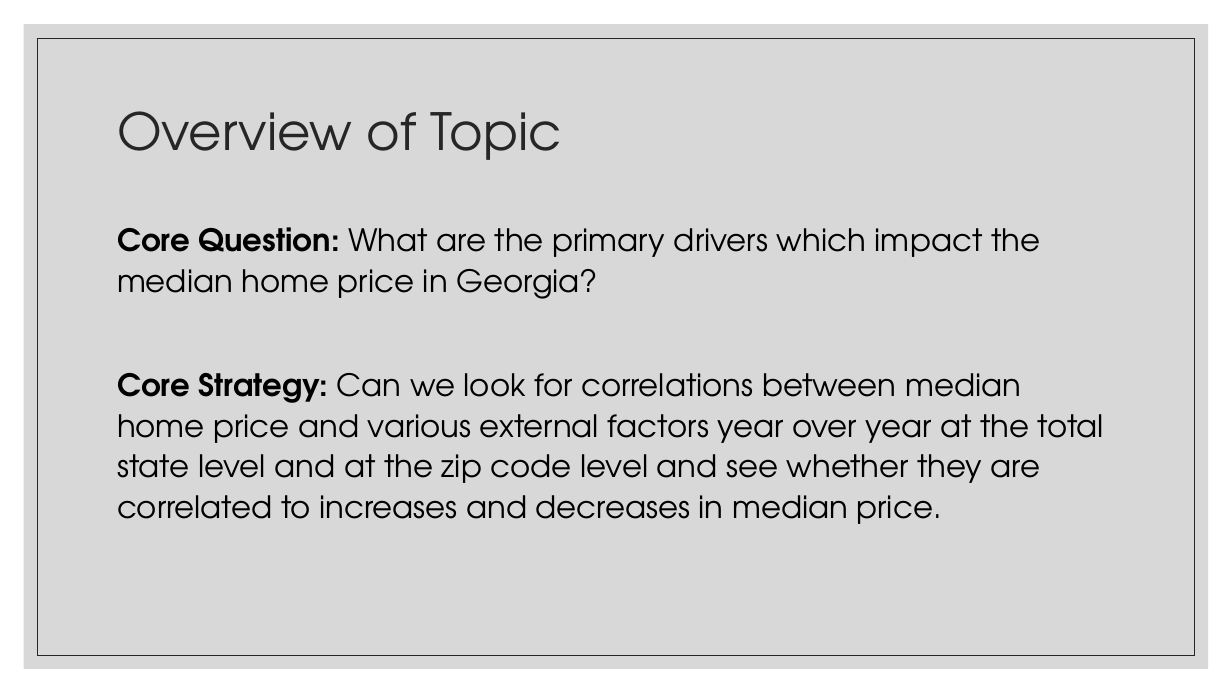
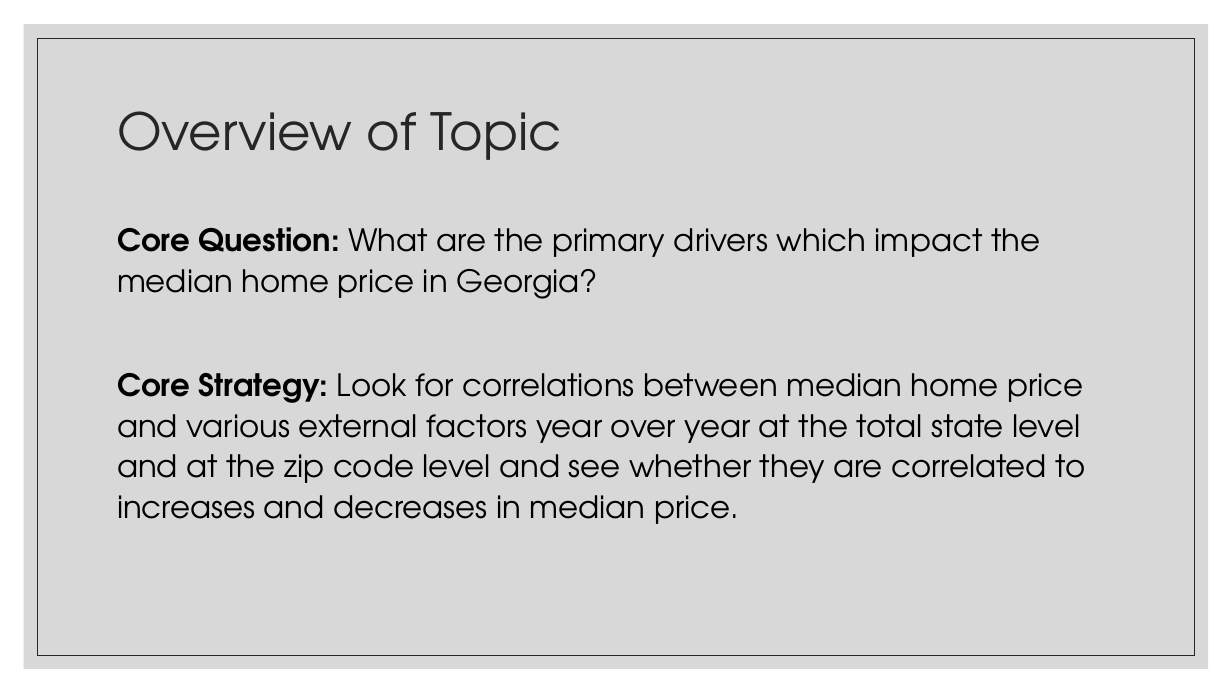
Before and after one commit to yanthedeveloper/Project1, a slide deck: slide 3 of Project 1 Div 101 Updated Slides.pptx. Drawn at 1232x693 pixels with LibreOffice and Linux fonts; fonts in the diff are those of the drawing. Boxes give left, top, right and bottom in pixels: in the first picture for what was removed or moved away, otherwise in the second. Text is boxed around its words. In the diff, an @@ line names an element or a change of style, - is before the commit and + after.

```diff
--- a/Project 1 Div 101 Updated Slides.pptx
+++ b/Project 1 Div 101 Updated Slides.pptx
@@ text at (117,373,1086,524): text changed @@
-Core Strategy: Can we look for correlations between median home price and various external factors year over year at the total state level and at the zip code level and see whether they are correlated to increases and decreases in median price.
+Core Strategy: Look for correlations between median home price and various external factors year over year at the total state level and at the zip code level and see whether they are correlated to increases and decreases in median price.
```
Also in this commit, not shown: 2 other slides changed, 1 slide added, 1 other file.
